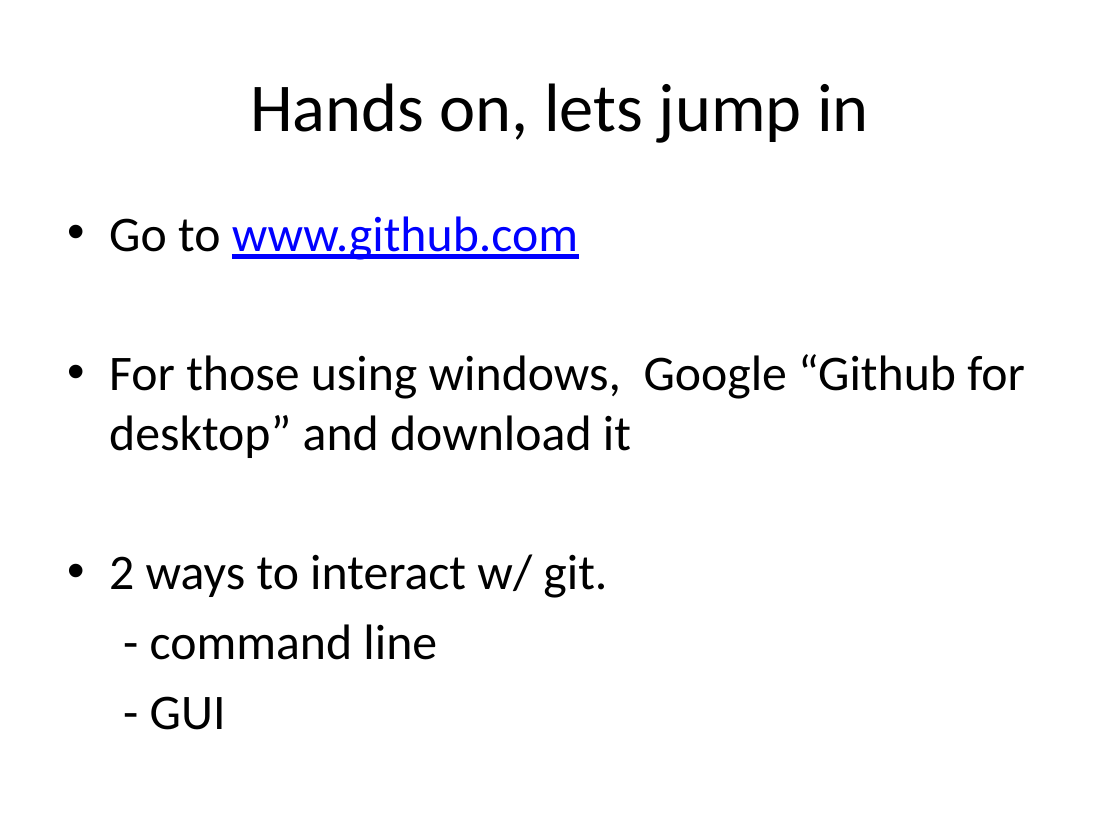
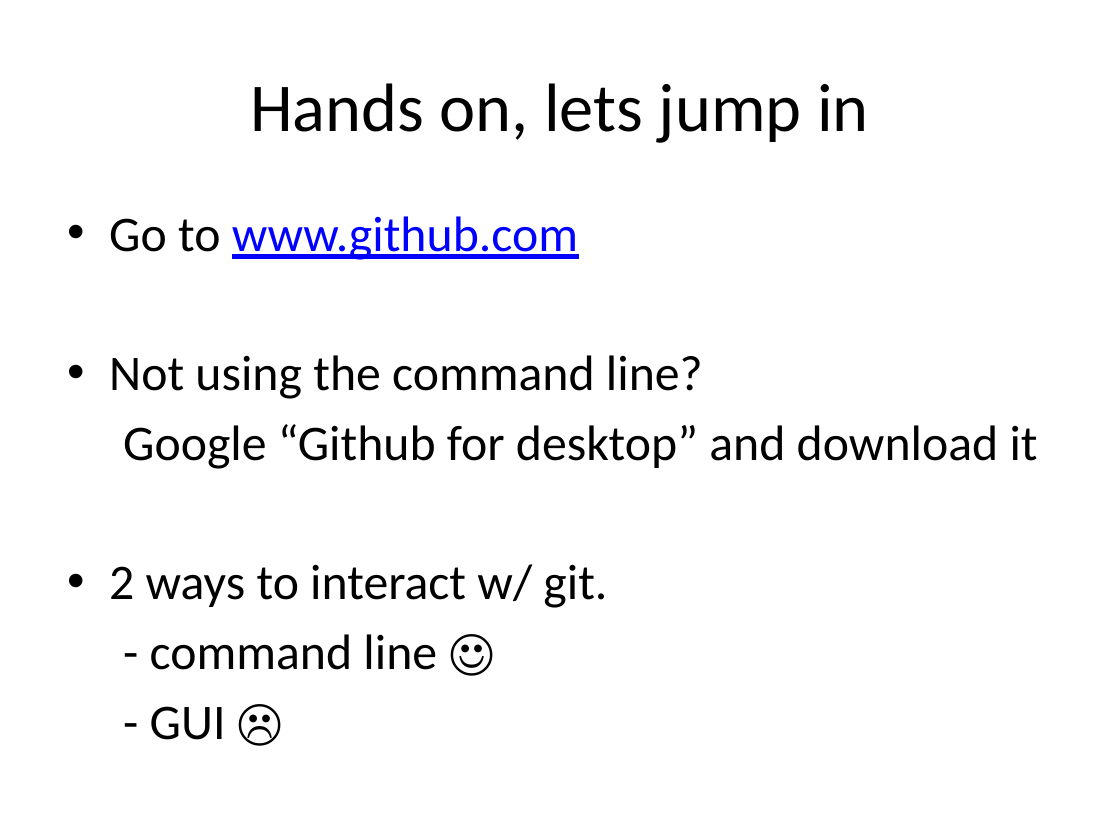
Before and after one commit to jtian1167/SLP-demo, a slide deck: slide 19 of SLP github.pptx (slide 7 before the commit). Drawn at 1120x840 pixels with LibreOffice and Linux fonts; fonts in the diff are those of the drawing. Boxes give left, top, right and bottom in pixels: in the first picture for what was removed or moved away, otherwise in the second. Text is boxed around its words. In the diff, an @@ line names an element or a change of style, - is before the commit and + after.

```diff
--- a/SLP github.pptx
+++ b/SLP github.pptx
@@ text at (x1=109, y1=355, x2=1038, y2=469): text changed @@
-• For those using windows, Google “Github for desktop” and download it
+• Not using the command line?
+Google “Github for desktop” and download it
@@ text at (x1=150, y1=634, x2=437, y2=740): text changed @@
-- command line
-- GUI
+- command line ☺
+- GUI ☹
```
Also in this commit, not shown: 6 other slides changed, 2 slides added, 1 slide removed.
